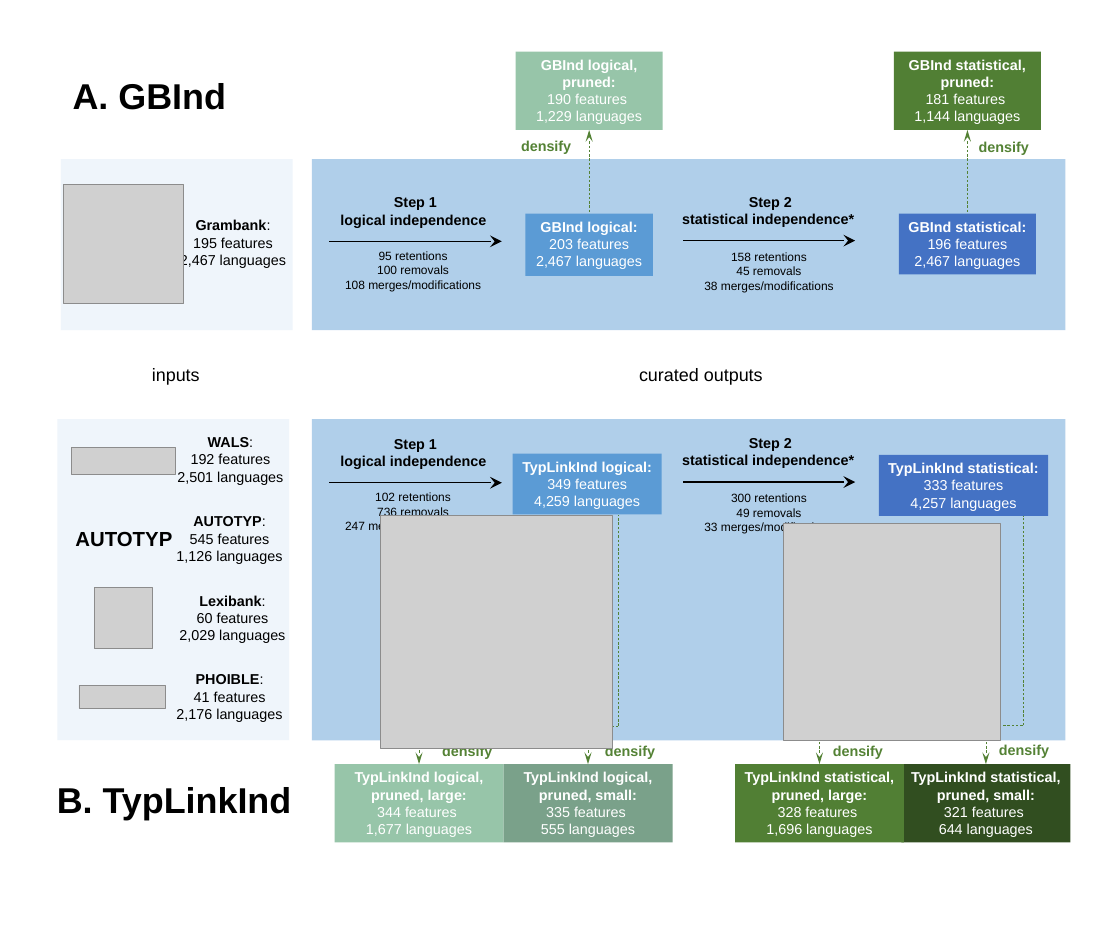
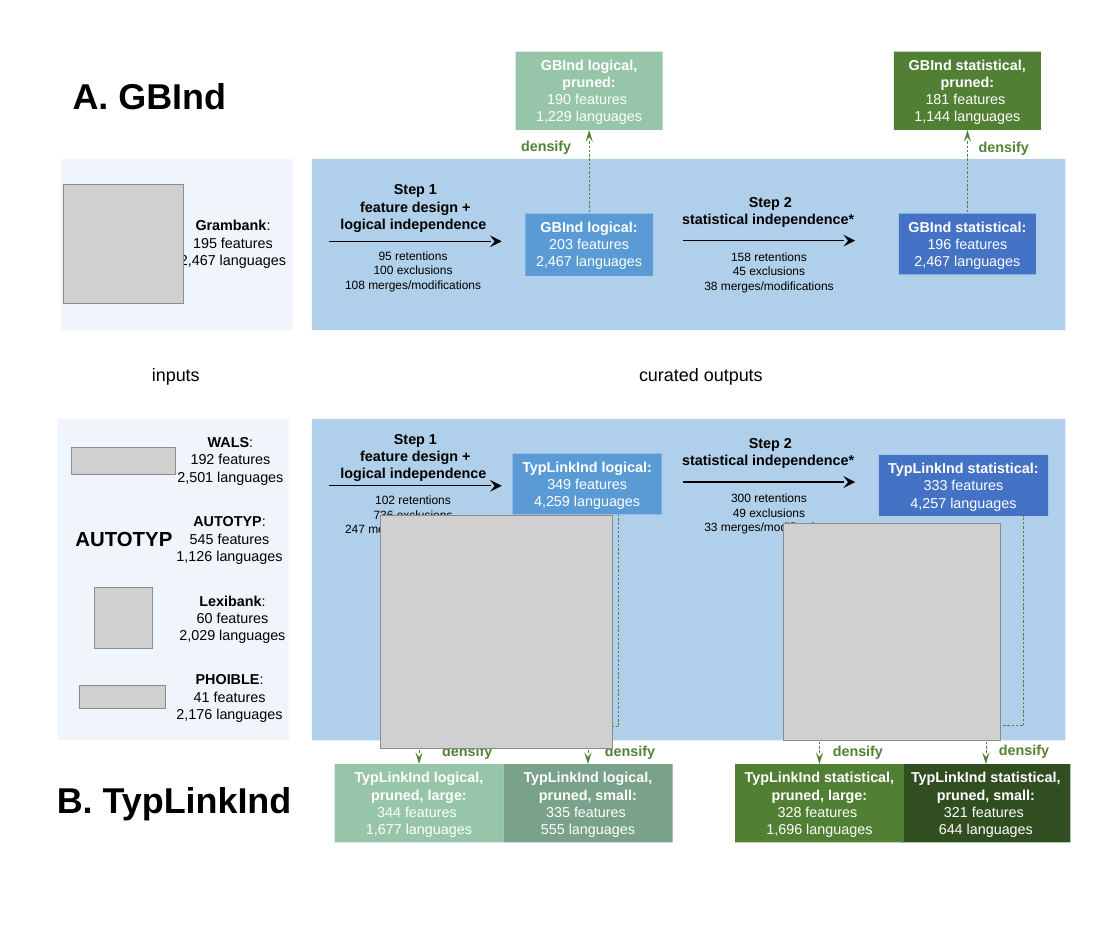
Before and after one commit to annagraff/crossling-curated, a slide deck: slide 1 of plots/Fig1 paper overview.pptx. Drawn at 1120x950 pixels with LibreOffice and Linux fonts; fonts in the diff are those of the drawing; grey boxes stand for pictures. Boxes give left, top, right and bottom in pixels: in the first picture for what was removed or moved away, otherwise in the second. Text is boxed around its words. In the diff, an @@ line names an element or a change of style, - is before the commit and + after.

```diff
--- a/plots/Fig1 paper overview.pptx
+++ b/plots/Fig1 paper overview.pptx
@@ text "Step 1": place and size @@
-text "Step 1" at box(340, 197, 486, 228)
+text "Step 1" at box(340, 184, 486, 232)
@@ text at box(360, 201, 458, 215): paragraph added @@
+feature design +
@@ text at box(374, 265, 453, 274): text changed @@
-100 removals
+100 exclusions
@@ text at box(733, 266, 805, 275): text changed @@
-45 removals
+45 exclusions
@@ text at box(360, 450, 458, 464): paragraph added @@
+feature design +
@@ arrow moved from (502, 483) - (329, 483) to (502, 486) - (329, 486) @@
@@ text at box(733, 508, 805, 517): text changed @@
-49 removals
+49 exclusions
@@ text at box(374, 510, 453, 521): text changed @@
-736 removals
+736 exclusions
```
Also in this commit, not shown: 3 other files.
